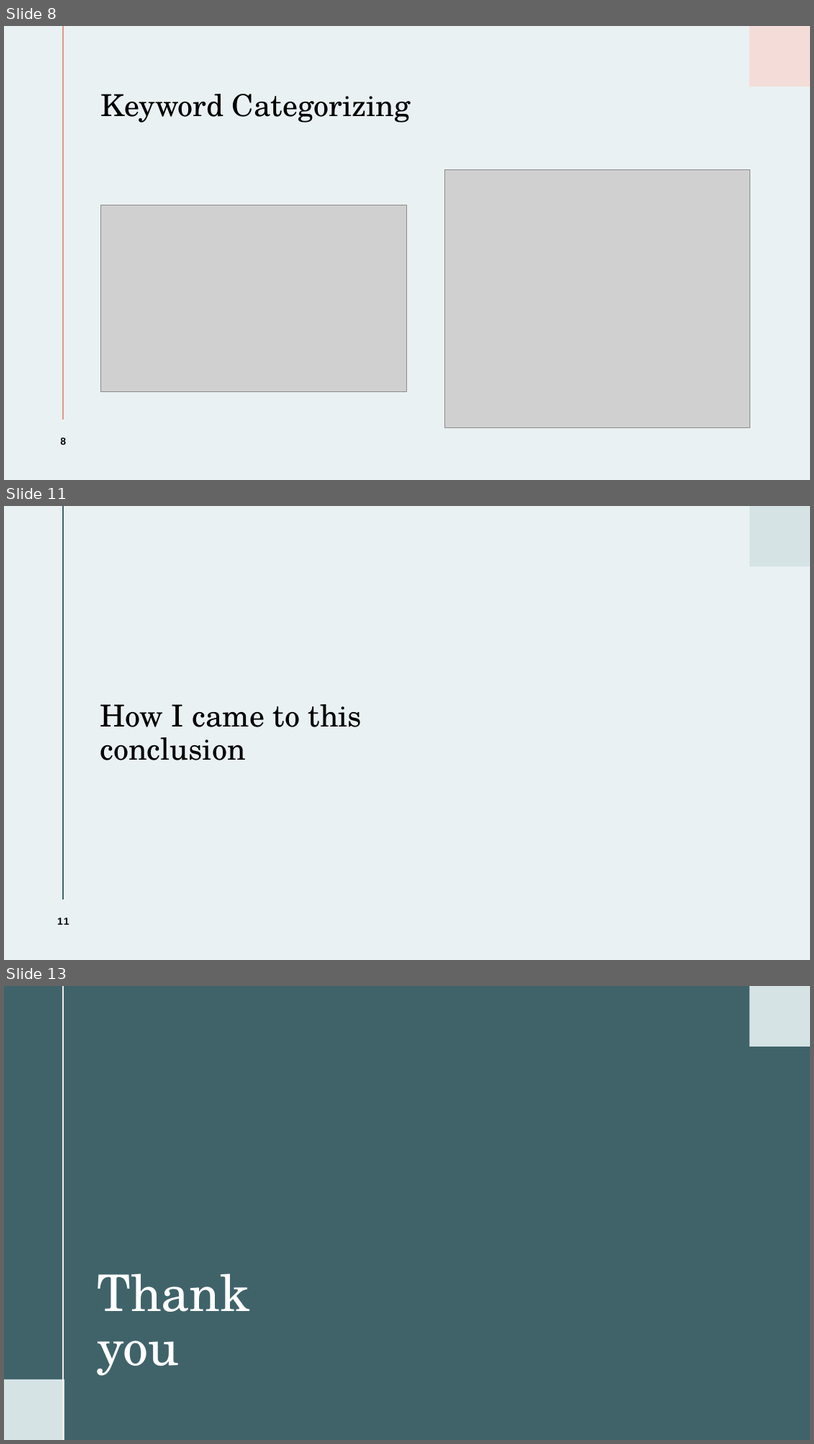
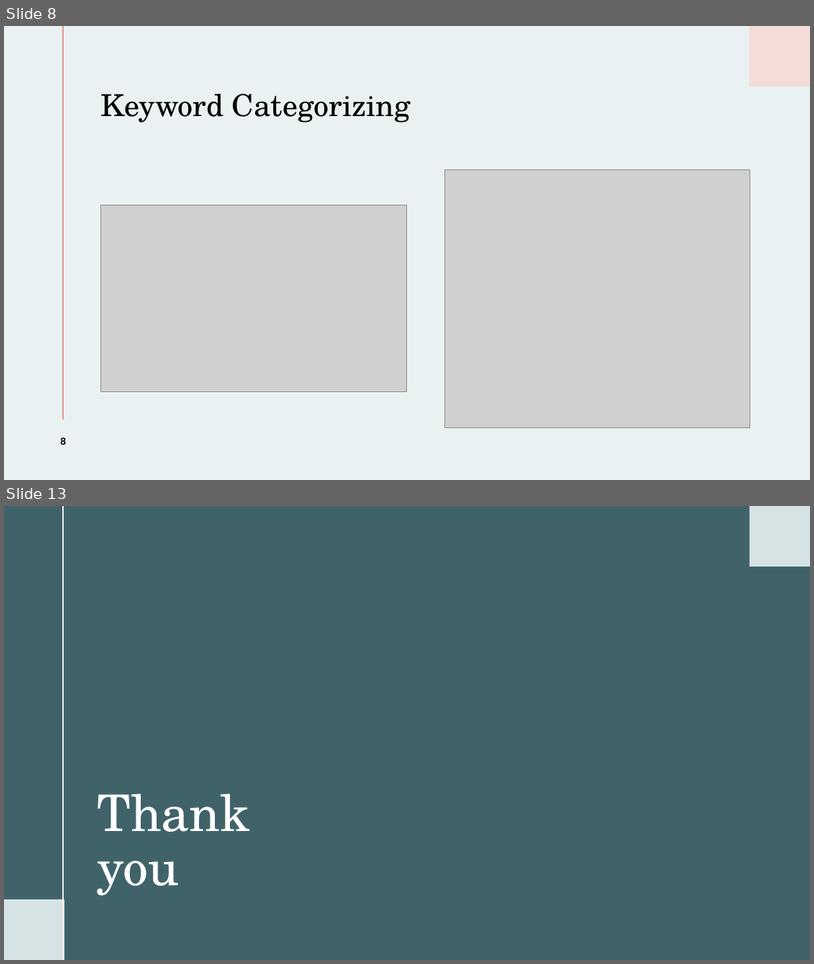
Before and after one commit to wjarosz0001/CIT-4105-DE1, a slide deck: CIT-4105-DE1 Powerpoint.pptm. Shown one above the other, each under a label of ours: slides 8, 11 and 13 before the commit, slides 8 and 13 after it; the slides between them are not shown. The pictures are 814x1444 and 814x964 pixels, drawn with LibreOffice and Linux fonts; fonts in the diff are those of the drawing; grey boxes stand for pictures. Boxes give left, top, right and bottom in pixels: in the first picture for what was removed or moved away, otherwise in the second. Text is boxed around its words. In the diff, an @@ line names an element or a change of style, - is before the commit and + after.

```diff
--- a/CIT-4105-DE1 Powerpoint.pptm
+++ b/CIT-4105-DE1 Powerpoint.pptm
@@ slide 11 removed at bbox=[4, 506, 810, 960], background #EAF1F2; not listed: 1 template element that a slide beside it also shows @@
@@ line removed from (63, 506) to (63, 899) @@
@@ title removed at bbox=[100, 704, 362, 760] @@
-How I came to this conclusion
@@ page number removed at bbox=[57, 917, 70, 924] @@
-11
```
Also in this commit, not shown: 1 slide changed, 3 slides added, 2 other slides removed, 1 other file.
